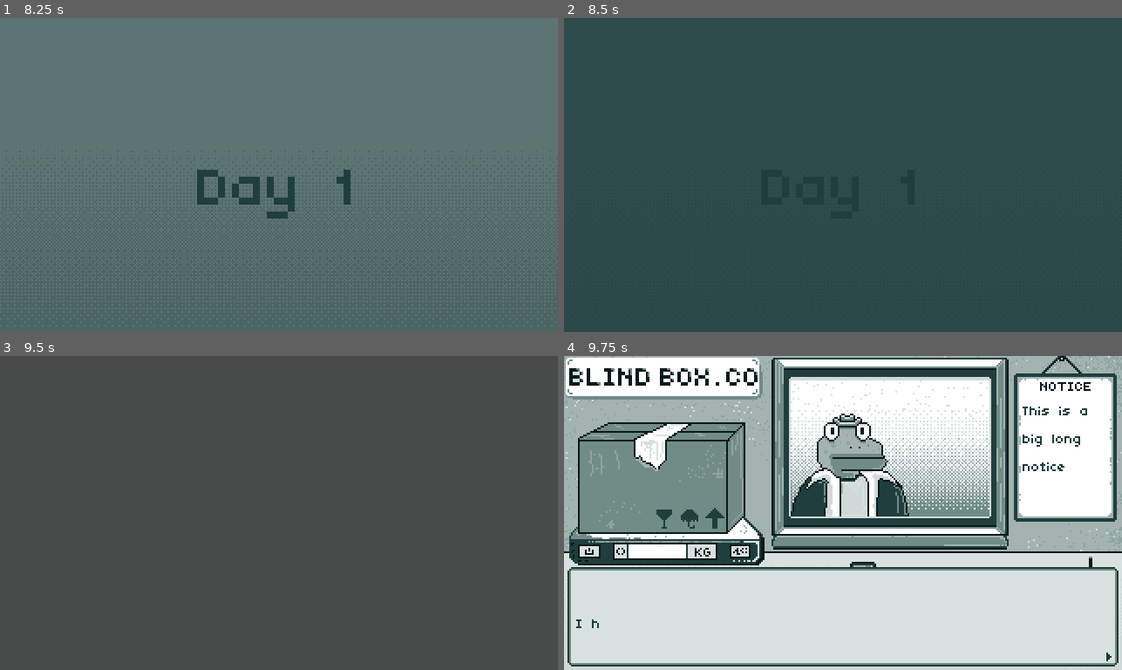
Above: before the commit, frames 1-4 (two rows, left to right).
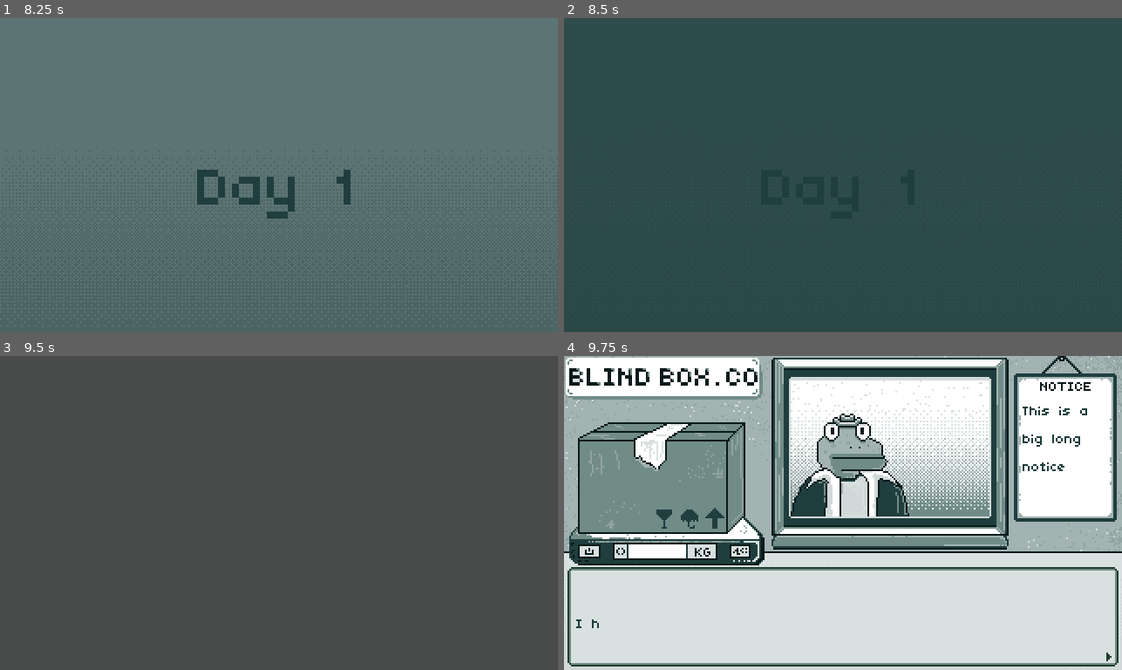
Above: after the commit, the same moments.

Repository: hkattt/blind-box-co
Game: Godot game, scene res://scenes/Main.tscn
The game is run twice, just before and just after one commit, with the same random seed, the same clock (stepped at 60 frames per second) and the same inputs. Sound files missing from this copy of the repository are replaced by a short silence.
Inputs (mouse positions are in pixels of both pictures, inside the frame that each line leads up to):
- Up to frame 1 (8.25 s): tap Enter at 0.5, 5.75, 7.25 s; move the mouse to (401, 159) at 0.52 s; click (401, 159) at 0.67 s; click (535, 313) at 1.25 s; click (535, 313) at 2 s; click (535, 313) at 2.75 s; tap Space at 3.5, 6.5 s; drag from (167, 190) to (251, 237) at 3.52 s; move the mouse to (334, 105) at 4.27 s; click (334, 105) at 4.42 s; drag from (251, 237) to (111, 127) at 5.02 s; move the mouse to (446, 222) at 5.77 s; click (446, 222) at 5.92 s; drag from (111, 127) to (195, 96) at 6.52 s; move the mouse to (306, 175) at 7.27 s; click (306, 175) at 7.42 s; drag from (195, 96) to (167, 190) at 8.02 s
- Up to frame 2 (8.5 s): no input
- Up to frame 3 (9.5 s): tap Space at 8.75 s; move the mouse to (401, 497) at 8.77 s; click (401, 497) at 8.92 s
- Up to frame 4 (9.75 s): drag from (731, 528) to (815, 575) at 9.52 s

Frames 1-3 are identical in both runs. In frame 4, less than 0.1% of the frame differs, in the area x 51-95%, y 63-68%.

Commit message:
Hiding tools during dialogue

Diff:
--- a/src/scenes/screens/Interrogation.tscn
+++ b/src/scenes/screens/Interrogation.tscn
@@ -60,22 +60,28 @@
 [node name="CanvasLayer" type="CanvasLayer" parent="."]
 
 [node name="Document" parent="CanvasLayer" instance=ExtResource("8_8nhuy")]
+visible = false
 position = Vector2(117, 150)
 
 [node name="StampApprove" parent="CanvasLayer" instance=ExtResource("7_djaj8")]
+visible = false
 position = Vector2(25, 151)
 
 [node name="StampDecline" parent="CanvasLayer" instance=ExtResource("7_djaj8")]
+visible = false
 position = Vector2(63, 151)
 type = 1
 
 [node name="MetalDetector" parent="CanvasLayer" instance=ExtResource("9_7h7p4")]
+visible = false
 position = Vector2(171, 146)
 
 [node name="XRay" parent="CanvasLayer" instance=ExtResource("10_padvj")]
+visible = false
 position = Vector2(238, 148)
 
 [node name="ChemicalDetector" parent="CanvasLayer" instance=ExtResource("11_m6uql")]
+visible = false
 position = Vector2(302, 146)
 
 [node name="TextBox" parent="CanvasLayer" instance=ExtResource("12_vcnfg")]
--- a/src/scripts/screens/Interrogation.gd
+++ b/src/scripts/screens/Interrogation.gd
@@ -7,6 +7,8 @@
 @onready var notice: Notice                      = $Notice
 @onready var text_box: TextBox                   = $CanvasLayer/TextBox
 @onready var next_button: NextButton             = $CanvasLayer/NextButton
+@onready var stamp_approve: Stamp                = $CanvasLayer/StampApprove
+@onready var stamp_decline: Stamp                = $CanvasLayer/StampDecline
 @onready var document: Document                  = $CanvasLayer/Document
 @onready var metal_detector: MetalDetector       = $CanvasLayer/MetalDetector
 @onready var xray: XRay                          = $CanvasLayer/XRay
@@ -74,6 +76,12 @@
 
 func _on_texture_button_pressed() -> void:
 	if DialogueManager.is_finished():
+		stamp_approve.show()
+		stamp_decline.show()
+		document.show()
+		metal_detector.show()
+		xray.show()
+		chemical_detector.show()
 		text_box.hide_text_box()
 		next_button.hide()
 	else:
